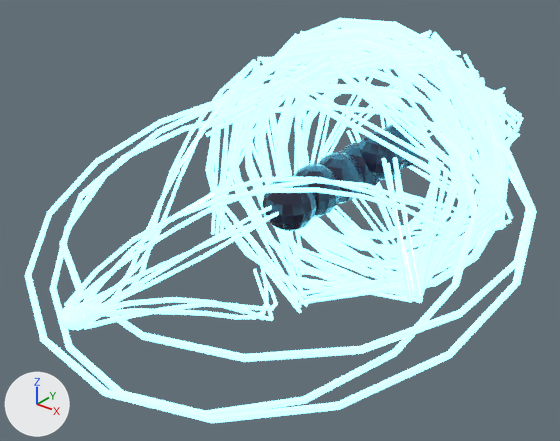
Before and after pictures for a commit that changed the Blender file assets-source/ships/unknowables/ace.blend.
The view is the same before and after, from a 50 mm camera at (4.09, -6.29, 3.05) aimed at (-0.44, -0.62, -0.47). The lights are fixed; the arrows at lower left show +X, +Y and +Z. The picture after the commit comes second.

Script lines for the objects in view, before the commit:
```python
me_cylinder = bpy.data.meshes.new('Cylinder')
me_cylinder.from_pydata(...)  # 4536 vertices, 3472 faces; spans x -3.28..1.19, y -1.69..1.37, z -0.73..6.37
me_cylinder.materials.append(mat_rimward_field)
me_sphere = bpy.data.meshes.new('Sphere')
me_sphere.from_pydata(...)  # 1084 vertices, 1216 faces; spans x -0.44..0.44, y -2.26..0.26, z -0.4..0.4
me_sphere.materials.append(mat_rimward_hull)
me_sphere_010 = bpy.data.meshes.new('Sphere.010')
me_sphere_010.from_pydata(...)  # a UV sphere (12 segments, 8 rings, poles along z) spanning x -0.13..0.13, y -0.13..0.13, z -0.08..0.08
me_sphere_010.materials.append(mat_rimward_emissive)
ob_rimward_emissive = bpy.data.objects.new('RIMWARD_EMISSIVE', me_cylinder)
ob_rimward_emissive.parent = ob_rimward_ship_root
ob_rimward_emissive.location = (0.154, 2.985, 0.0)
ob_rimward_emissive.rotation_euler = (1.571, 0.217, 0.217)  # degrees (90, 12, 12)
ob_rimward_engine_glow = bpy.data.objects.new('RIMWARD_ENGINE_GLOW', me_sphere_010)
ob_rimward_engine_glow.parent = ob_rimward_ship_root
ob_rimward_engine_glow.location = (0.0, -3.519, 0.0)
ob_rimward_hull = bpy.data.objects.new('RIMWARD_HULL', me_sphere)
ob_rimward_hull.parent = ob_rimward_ship_root
ob_rimward_hull.location = (0.0, 0.965, 0.0)
```
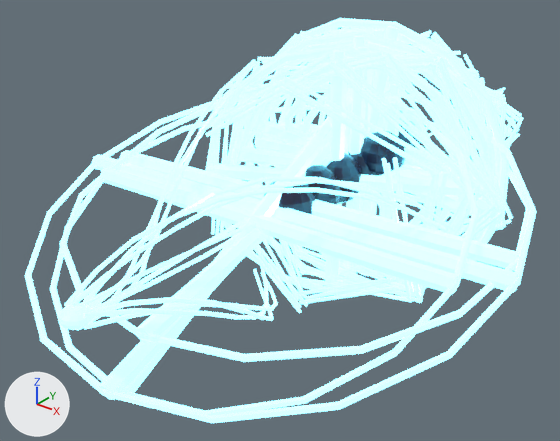
Where the newer file only moved an object's origin or applied its transform, the numbers keep the older frame.

What changed in the scene script:
```text
Change me_cylinder:
    used by ob_rimward_emissive; parent = ob_rimward_ship_root; location = (0.154, 2.985, 0.0); rotation_euler = (1.571, 0.217, 0.217), in degrees (90, 12, 12)
    remove me_cylinder.from_pydata(...)  # 4536 vertices, 3472 faces; spans x -3.28..1.19, y -1.69..1.37, z -0.73..6.37
    add me_cylinder.from_pydata(...)  # 5112 vertices, 3856 faces; spans x -3.28..1.19, y -1.69..1.37, z -0.73..6.37
    me_cylinder part 1: the loose piece of 12 vertices spanning x -0.9..-0.72, y -0.21..-0.11, z 2.47..3.11 is copied, and the copy is multiplied about its middle by the matrix ((2.784, 1.801, 1.056), (1.495, -2.948, 1.088), (1.458, -0.417, -3.132)), then moved by (-0.16, 0.27, 0.26); it spans x -1.12..-0.81, y -0.3..0.52, z 1.94..4.16
    me_cylinder part 2: the loose piece of 12 vertices spanning x -1.34..-1.18, y -0.33..-0.29, z 5.04..5.69 is copied, and the copy is multiplied about its middle by the matrix ((3.456, 0.035, 0.407), (0.091, 3.315, -1.056), (-0.398, 1.059, 3.291)), then moved by (0.14, -0.26, -0.15); it spans x -1.27..-0.97, y -0.98..-0.15, z 4.11..6.33
    me_cylinder part 3: the loose piece of 12 vertices spanning x -0.55..-0.19, y 0.37..0.46, z 4.33..4.64 is copied, and the copy is multiplied about its middle by the matrix ((-3.028, 1.552, 2.774), (-2.885, -2.951, -1.497), (1.336, -2.856, 3.055)), then moved by (0.2, -0.45, 0.05); it spans x -1.12..0.78, y -0.31..0.24, z 4.3..4.76
    me_cylinder part 4: 540 vertices added at x -3.27..1.18, y -1.65..1.33, z 1.72..6.15
```

What differs and where, as boxes [x1, y1, x2, y2] in the pictures (560 x 441 px):
part 1 of me_cylinder, added: after [301, 125, 350, 177]
part 2 of me_cylinder, added: after [98, 213, 275, 400]
part 3 of me_cylinder, added: after [253, 215, 459, 295]
part 4 of me_cylinder, added: after [92, 26, 519, 394]
